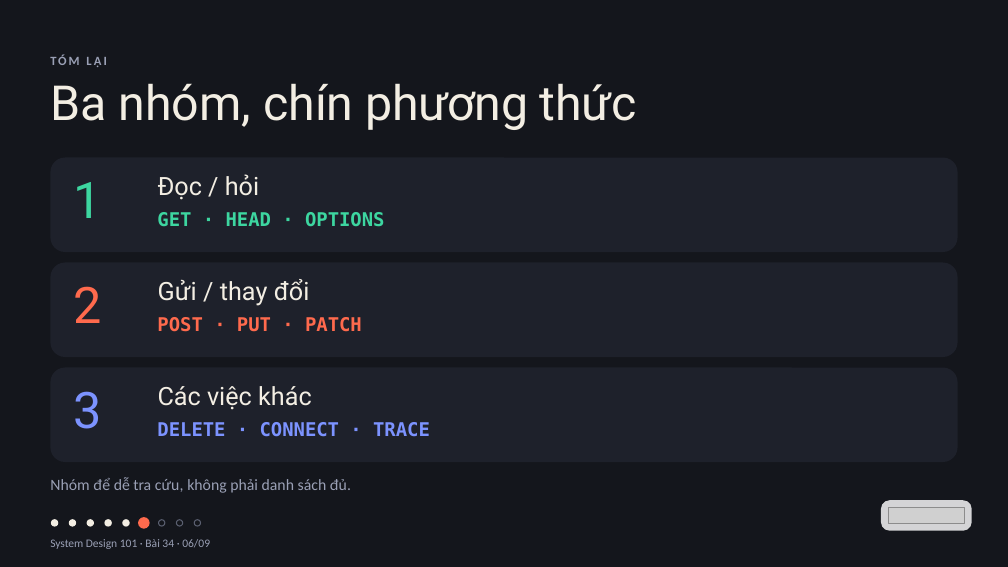
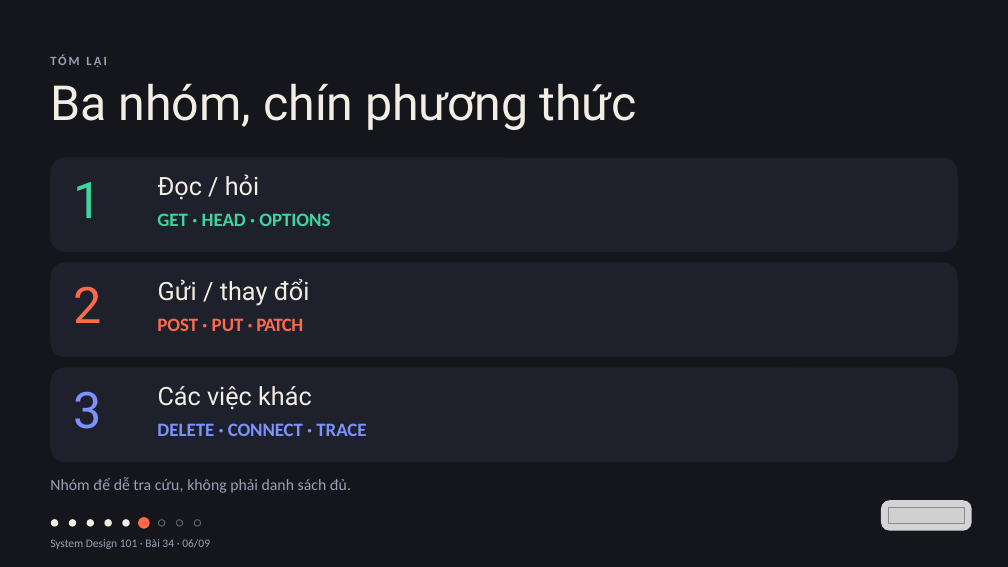
Before and after one commit to vohoailinh90/tool-marketing-studio, a slide deck: slide 6 of system-design-101/vi/lessons/sd-01-034/slides/sd-01-034.pptx. Drawn at 1008x567 pixels with LibreOffice and Linux fonts; fonts in the diff are those of the drawing; grey boxes stand for pictures. Boxes give left, top, right and bottom in pixels: in the first picture for what was removed or moved away, otherwise in the second. Text is boxed around its words. In the diff, an @@ line names an element or a change of style, - is before the commit and + after.

```diff
--- a/system-design-101/vi/lessons/sd-01-034/slides/sd-01-034.pptx
+++ b/system-design-101/vi/lessons/sd-01-034/slides/sd-01-034.pptx
@@ text "GET · HEAD · OPTIONS" at bbox=[157, 213, 330, 226]: font DejaVu Sans Mono to Calibri; letter spacing -0.1 to 0 pt in "GET HEAD" @@
@@ text "POST · PUT · PATCH" at bbox=[157, 318, 303, 331]: font DejaVu Sans Mono to Calibri; letter spacing -0.1 to 0 pt in "PUT"; letter spacing -0.1 to -1 pt in "PATCH" @@
@@ text "DELETE · CONNECT · TRACE" at bbox=[157, 423, 366, 436]: font DejaVu Sans Mono to Calibri; letter spacing -0.1 to 0 pt in "DELETE"; letter spacing -0.1 to -0.2 pt in "CONNECT" @@
```
Also in this commit, not shown: 7 other slides changed, 1 other file.
